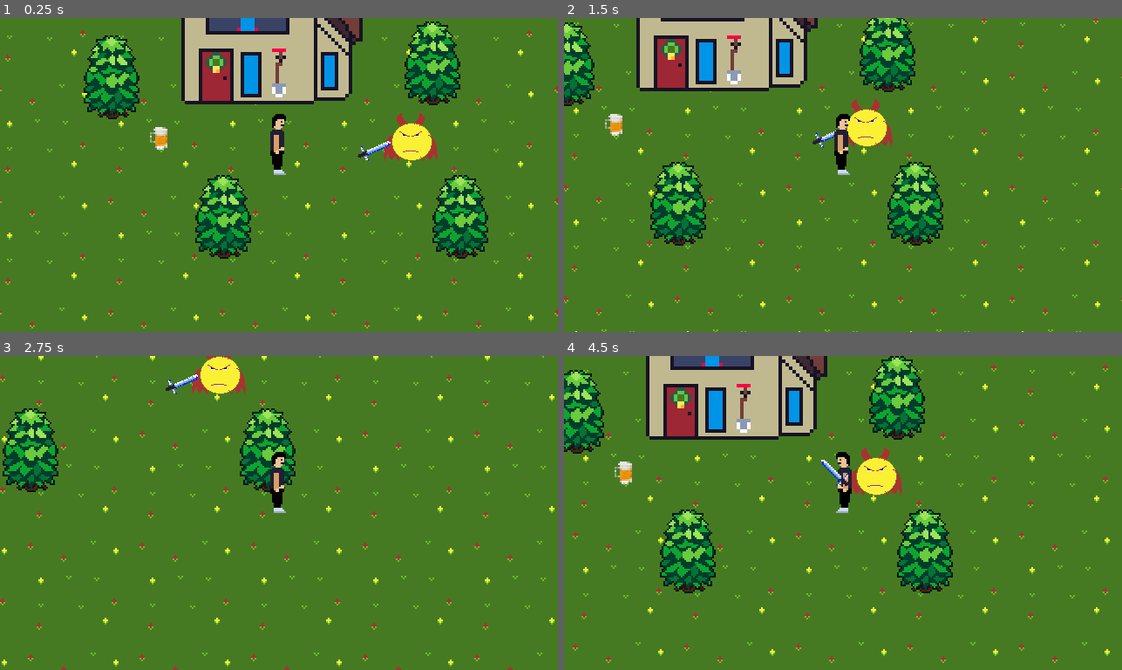
Above: before the commit, frames 1-4 (two rows, left to right).
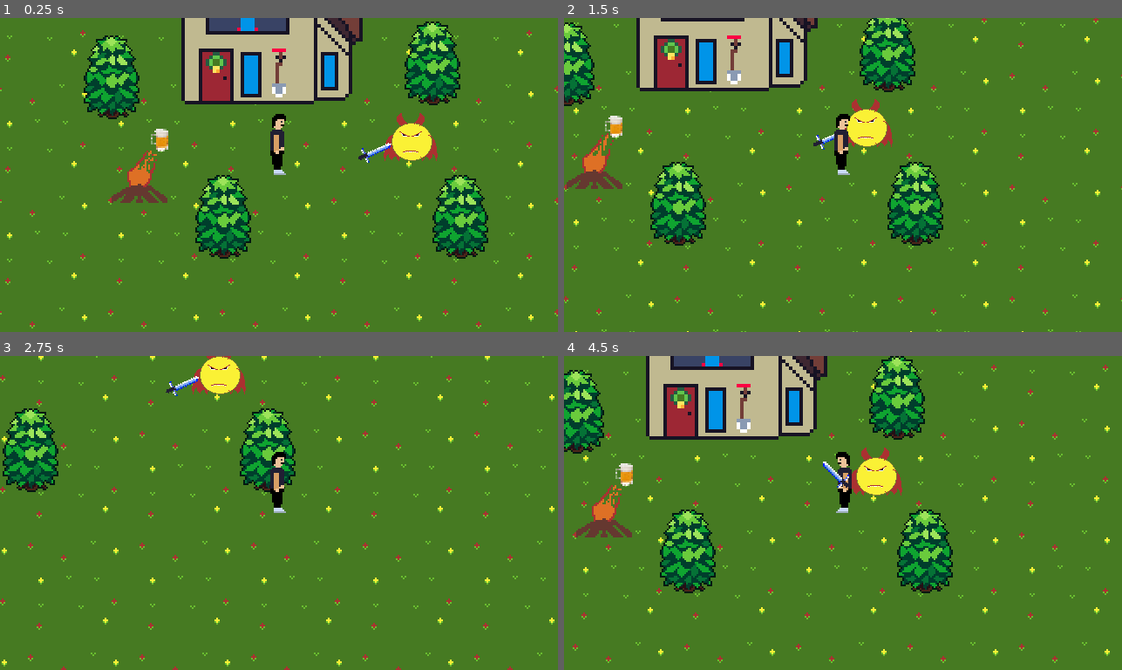
Above: after the commit, the same moments.

Repository: VictorINT/in-land
Game: Godot game, scene res://world.tscn
Two runs of this game, one before a commit and one after it. Both use one fixed random seed, a clock stepped at 60 frames per second and the inputs below.
Inputs:
- Up to frame 1 (0.25 s): no input
- Up to frame 2 (1.5 s): tap Enter at 0.5 s; hold Right (ui_right) 0.53-1.28 s; tap Q (drop) at 0.6 s; hold Down (ui_down) from 1.28 s (still down); tap I (interact) at 1.35 s
- Up to frame 3 (2.75 s): release Down (ui_down) at 2.03 s; hold Right (ui_right) from 2.03 s (still down); tap E (pick) at 2.1 s
- Up to frame 4 (4.5 s): release Right (ui_right) at 2.78 s; hold Up (ui_up) 2.78-3.53 s; tap Q (drop) at 2.85 s; hold Left (ui_left) from 3.53 s (still down); tap I (interact) at 3.6 s; tap E (pick) at 4.35 s

The runs differ from the first frame. In frame 1, 0.9% of the frame differs, in the area x 20-71%, y 34-59%; in frame 2, 0.9%; in frame 3, 0.1%; in frame 4, 0.9%.

Commit message:
INVENTORY WORKINGGGGGGGGG

Diff:
--- a/Inventory.gd
+++ b/Inventory.gd
@@ -1,10 +1,12 @@
 extends Resource
 class_name Inventory
 
+var drag_data = null
+
 signal items_changed(indexes)
 
-export (Array, Resource) var items = [
-	null, null, null, null, null, null, null, null, null
+export(Array, Resource) var items = [
+	null, null, null, null, null, null, null, null, null,
 ]
 
 func set_item(item_index, item):
@@ -20,9 +22,17 @@
 	items[item_index] = targetItem
 	emit_signal("items_changed", [item_index, target_item_index])
 
-
 func remove_item(item_index):
 	var previousItem = items[item_index]
 	items[item_index] = null
 	emit_signal("items_changed", [item_index])
 	return previousItem
+
+func make_items_unique():
+	var unique_items = []
+	for item in items:
+		if item is Item:
+			unique_items.append(item.duplicate())
+		else:
+			unique_items.append(null)
+	items = unique_items
--- a/InventoryDisplay.gd
+++ b/InventoryDisplay.gd
@@ -3,7 +3,9 @@
 var inventory = preload("res://resources/Inventory.tres")
 
 func _ready():
-	inventory.connect("item_changed", self, "_on_items_changed")
+	inventory.connect("items_changed", self, "_on_items_changed")
+	inventory.make_items_unique()
+	print(inventory.items)
 	update_inventory_display()
 
 func update_inventory_display():
@@ -18,3 +20,8 @@
 func _on_items_changed(indexes):
 	for item_index in indexes:
 		update_inventory_slot_display(item_index)
+
+func _unhandled_input(event):
+	if event.is_action_released("ui_left_mouse"):
+		if inventory.drag_data is Dictionary:
+			inventory.set_item(inventory.drag_data.item_index, inventory.drag_data.item)
--- a/InventorySlorDisplay.gd
+++ b/InventorySlorDisplay.gd
@@ -1,13 +1,17 @@
 extends CenterContainer
 
+var inventory = preload("res://resources/Inventory.tres")
+
 onready var itemTextureRect = $ItemTextureRect
-var inventory = preload("res://resources/Inventory.tres")
+#onready var itemAmountLabel = $ItemTextureRect/ItemAmountLabel
 
 func display_item(item):
 	if item is Item:
 		itemTextureRect.texture = item.texture
+#		itemAmountLabel.text = str(item.amount)
 	else:
-		itemTextureRect.texture = preload("res://ui/empty_inventory.png")
+		itemTextureRect.texture = load("res://ui/empty_inventory.png")
+#		itemAmountLabel.text = ""
 
 func get_drag_data(_position):
 	var item_index = get_index()
@@ -19,6 +23,7 @@
 		var dragPreview = TextureRect.new()
 		dragPreview.texture = item.texture
 		set_drag_preview(dragPreview)
+		inventory.drag_data = data
 		return data
 
 func can_drop_data(_position, data):
@@ -28,4 +33,11 @@
 	var my_item_index = get_index()
 	var my_item = inventory.items[my_item_index]
 	inventory.swap_items(my_item_index, data.item_index)
+#	if my_item is Item and my_item.name == data.item.name:
+#		my_item.amount += data.item.amount
+#		inventory.emit_signal("items_changed", [my_item_index])
+#	else:
+#		inventory.swap_items(my_item_index, data.item_index)
+#		inventory.set_item(my_item_index, data.item)
+#	inventory.drag_data = null
 	inventory.set_item(my_item_index, data.item)
--- a/bere.tscn
+++ b/bere.tscn
@@ -13,21 +13,21 @@
 	$Sprite.flip_h = value
 "
 
-[sub_resource type="CapsuleShape2D" id=1]
+[sub_resource type="CapsuleShape2D" id=2]
 radius = 7.25656
 height = 24.9012
 
 [node name="bere" type="KinematicBody2D"]
 collision_layer = 2
 collision_mask = 0
-script = SubResource( 2 )
+script = SubResource( 1 )
 
 [node name="Sprite" type="Sprite" parent="."]
-position = Vector2( 0.281002, -27.763 )
+position = Vector2( 0.429821, -26.7213 )
 texture = ExtResource( 1 )
 flip_h = true
 
 [node name="CollisionShape2D" type="CollisionShape2D" parent="."]
-position = Vector2( 0.795769, -20.6452 )
+position = Vector2( 1.34144, -17.9665 )
 rotation = 1.5708
-shape = SubResource( 1 )
+shape = SubResource( 2 )
--- /dev/null
+++ b/fireplace.gd
@@ -0,0 +1,4 @@
+extends StaticBody2D
+
+func _ready():
+	$AnimationPlayer.play("fireAnimation")
--- /dev/null
+++ b/fireplace.tscn
@@ -0,0 +1,41 @@
+[gd_scene load_steps=5 format=2]
+
+[ext_resource path="res://resources/fireplace_animated.png" type="Texture" id=1]
+[ext_resource path="res://fireplace.gd" type="Script" id=2]
+
+[sub_resource type="CapsuleShape2D" id=1]
+radius = 1.66005
+height = 9.74368
+
+[sub_resource type="Animation" id=2]
+resource_name = "fireAnimation"
+length = 1.4
+loop = true
+tracks/0/type = "value"
+tracks/0/path = NodePath("Sprite:frame")
+tracks/0/interp = 1
+tracks/0/loop_wrap = true
+tracks/0/imported = false
+tracks/0/enabled = true
+tracks/0/keys = {
+"times": PoolRealArray( 0, 0.2, 0.4, 0.6, 0.8, 1, 1.2 ),
+"transitions": PoolRealArray( 1, 1, 1, 1, 1, 1, 1 ),
+"update": 1,
+"values": [ 0, 1, 2, 3, 4, 5, 8 ]
+}
+
+[node name="fireplace" type="StaticBody2D"]
+script = ExtResource( 2 )
+
+[node name="Sprite" type="Sprite" parent="."]
+position = Vector2( 0, -16.2806 )
+texture = ExtResource( 1 )
+hframes = 9
+
+[node name="CollisionShape2D" type="CollisionShape2D" parent="."]
+position = Vector2( 0, -6.3462 )
+rotation = -1.5708
+shape = SubResource( 1 )
+
+[node name="AnimationPlayer" type="AnimationPlayer" parent="."]
+anims/fireAnimation = SubResource( 2 )
--- a/sword.tscn
+++ b/sword.tscn
@@ -21,14 +21,14 @@
 rotation = 0.380482
 collision_layer = 2147483650
 collision_mask = 0
-script = SubResource( 2 )
+script = SubResource( 1 )
 
 [node name="Sprite" type="Sprite" parent="."]
-position = Vector2( 1.14503, -16.6116 )
+position = Vector2( 1.85705, -15.6257 )
 rotation = -0.0195735
 texture = ExtResource( 1 )
 
 [node name="CollisionShape2D" type="CollisionShape2D" parent="."]
-position = Vector2( 6.30715, -24.0435 )
+position = Vector2( 7.32591, -23.2438 )
 rotation = 0.760963
-shape = SubResource( 1 )
+shape = SubResource( 2 )
--- a/world.tscn
+++ b/world.tscn
@@ -8,6 +8,7 @@
 [ext_resource path="res://inamic_emojiRetardat.tscn" type="PackedScene" id=6]
 [ext_resource path="res://inamic.gd" type="Script" id=7]
 [ext_resource path="res://sword.tscn" type="PackedScene" id=8]
+[ext_resource path="res://fireplace.tscn" type="PackedScene" id=9]
 
 [node name="world" type="Node"]
 
@@ -70,3 +71,8 @@
 [node name="inamic_emojiRetardat" parent="elemente/YSort/inamici" instance=ExtResource( 6 )]
 position = Vector2( 200, 56 )
 script = ExtResource( 7 )
+
+[node name="YSort2" type="YSort" parent="elemente/YSort"]
+
+[node name="fireplace" parent="elemente/YSort/YSort2" instance=ExtResource( 9 )]
+position = Vector2( 39.9962, 104 )
Not shown: 1 places in bere.tscn that only renumber resources
Not shown, added: resources/carne_neprajita.png.import
Not shown, added: resources/fata.png.import
Not shown, added: resources/fireplace_animated.png.import
Not shown, added: resources/fireplace_off.png.import
Not shown: 2 places in sword.tscn that only renumber resources
Not shown: 1 places in world.tscn that only renumber resources
